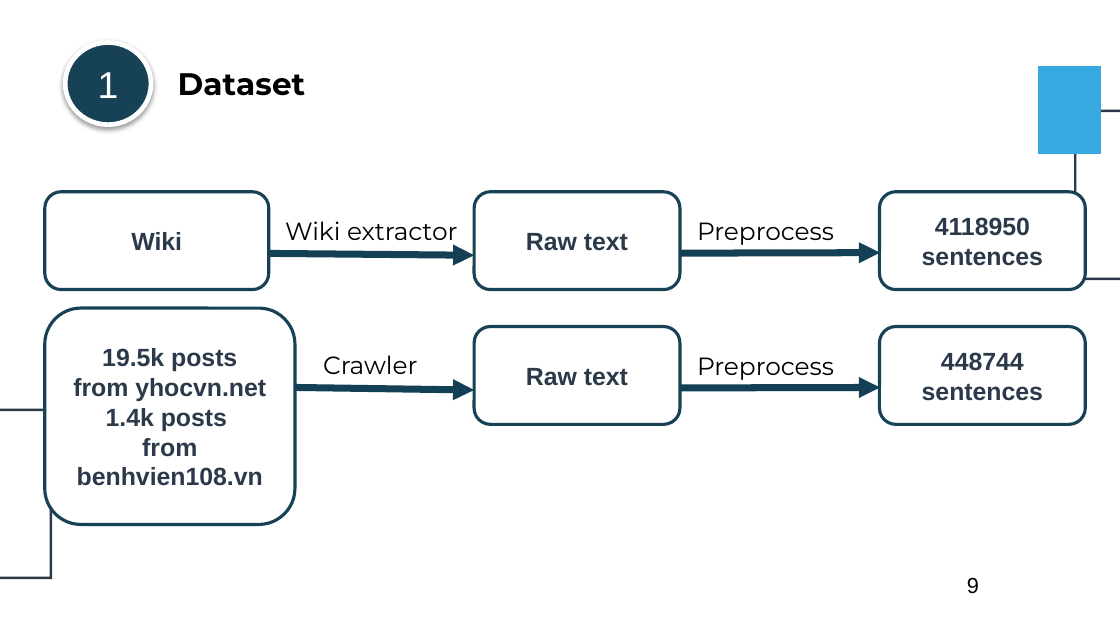
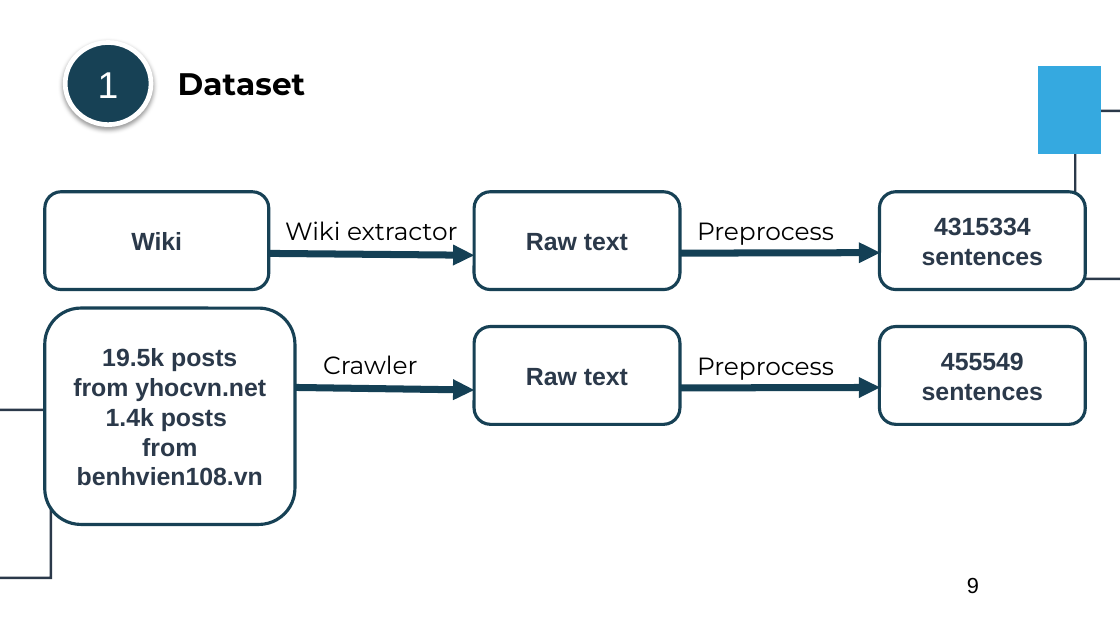
Before and after one commit to VNOpenAI/ai-doctor, a slide deck: slide 9 of static/slides/vnopenai-vn-accent.pptx. Drawn at 1120x630 pixels with LibreOffice and Linux fonts; fonts in the diff are those of the drawing. Boxes give left, top, right and bottom in pixels: in the first picture for what was removed or moved away, otherwise in the second. Text is boxed around its words. In the diff, an @@ line names an element or a change of style, - is before the commit and + after.

```diff
--- a/static/slides/vnopenai-vn-accent.pptx
+++ b/static/slides/vnopenai-vn-accent.pptx
@@ text in rounded rectangle at [922,217,1043,266]: text changed @@
-4118950 sentences
+4315334 sentences
@@ text in rounded rectangle at [922,352,1043,401]: text changed @@
-448744 sentences
+455549 sentences
```
Also in this commit, not shown: 1 other slide changed, 1 slide removed, 3 other files.
